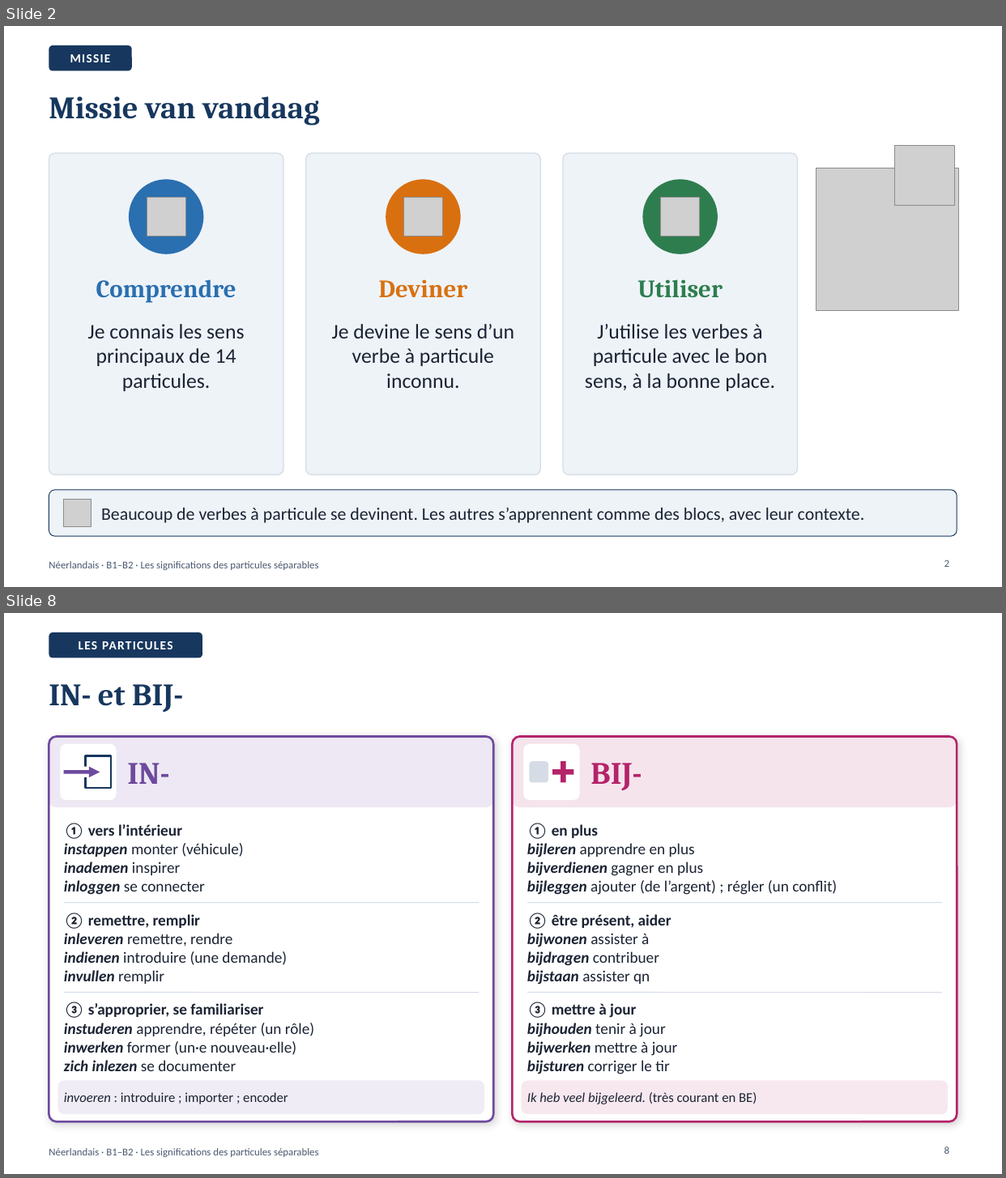
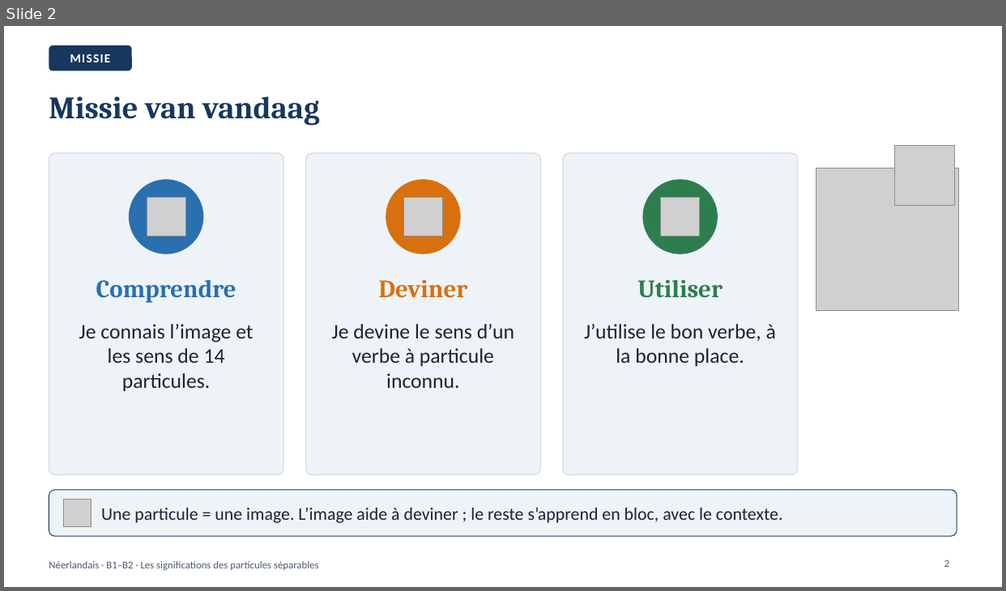
Before and after one commit to ajouniaux/talenleren, a slide deck: neerlandais1/powerpoints/Partikels_Les_particules_separables.pptx. Shown one above the other, each under a label of ours: slides 2 and 8 before the commit, slide 2 after it; the slides between them are not shown. The pictures are 1006x1178 and 1006x591 pixels, drawn with LibreOffice and Linux fonts; fonts in the diff are those of the drawing; grey boxes stand for pictures. Boxes give left, top, right and bottom in pixels: in the first picture for what was removed or moved away, otherwise in the second. Text is boxed around its words. In the diff, an @@ line names an element or a change of style, - is before the commit and + after.

```diff
--- a/neerlandais1/powerpoints/Partikels_Les_particules_separables.pptx
+++ b/neerlandais1/powerpoints/Partikels_Les_particules_separables.pptx
@@ slide 8 removed at (x1=4, y1=613, x2=1002, y2=1174), background #FFFFFF; not listed: 1 template element that a slide beside it also shows @@
@@ rounded rectangle removed at (x1=49, y1=632, x2=202, y2=658) @@
-LES PARTICULES
@@ title removed at (x1=49, y1=684, x2=183, y2=713) @@
-IN- et BIJ-
@@ rounded rectangle removed at (x1=49, y1=736, x2=493, y2=1122) @@
@@ rounded rectangle removed at (x1=49, y1=736, x2=493, y2=807) @@
@@ rounded rectangle removed at (x1=60, y1=744, x2=117, y2=800) @@
@@ rectangle removed at (x1=86, y1=756, x2=111, y2=788) @@
@@ rounded rectangle removed at (x1=513, y1=736, x2=957, y2=1122) @@
@@ rounded rectangle removed at (x1=513, y1=736, x2=957, y2=807) @@
@@ rounded rectangle removed at (x1=523, y1=744, x2=580, y2=800) @@
@@ arrow removed from (64, 772) to (100, 773) @@
@@ rectangle removed at (x1=83, y1=766, x2=88, y2=777) @@
@@ text removed at (x1=127, y1=763, x2=169, y2=784) @@
-IN-
@@ rounded rectangle removed at (x1=530, y1=761, x2=549, y2=782) @@
@@ line removed from (552, 772) to (573, 773) @@
@@ line removed from (563, 761) to (563, 783) @@
@@ text removed at (x1=590, y1=763, x2=641, y2=791) @@
-BIJ-
@@ text removed at (x1=64, y1=823, x2=243, y2=895) @@
-① vers l’intérieur
-instappen monter (véhicule)
-inademen inspirer
-inloggen se connecter
@@ text removed at (x1=527, y1=823, x2=837, y2=895) @@
-① en plus
-bijleren apprendre en plus
-bijverdienen gagner en plus
-bijleggen ajouter (de l’argent) ; régler (un conflit)
@@ line removed from (64, 903) to (479, 903) @@
@@ line removed from (527, 903) to (942, 903) @@
@@ text removed at (x1=64, y1=913, x2=287, y2=984) @@
-② remettre, remplir
-inleveren remettre, rendre
-indienen introduire (une demande)
-invullen remplir
@@ text removed at (x1=527, y1=913, x2=671, y2=985) @@
-② être présent, aider
-bijwonen assister à
-bijdragen contribuer
-bijstaan assister qn
@@ line removed from (64, 993) to (479, 993) @@
@@ line removed from (527, 993) to (942, 993) @@
@@ text removed at (x1=64, y1=1003, x2=314, y2=1071) @@
-③ s’approprier, se familiariser
-instuderen apprendre, répéter (un rôle)
-inwerken former (un·e nouveau·elle)
-zich inlezen se documenter
@@ text removed at (x1=527, y1=1003, x2=678, y2=1075) @@
-③ mettre à jour
-bijhouden tenir à jour
-bijwerken mettre à jour
-bijsturen corriger le tir
@@ rounded rectangle removed at (x1=58, y1=1081, x2=484, y2=1114) @@
@@ text removed at (x1=64, y1=1093, x2=288, y2=1105) @@
-invoeren : introduire ; importer ; encoder
@@ rounded rectangle removed at (x1=522, y1=1081, x2=948, y2=1114) @@
@@ text removed at (x1=527, y1=1093, x2=756, y2=1105) @@
-Ik heb veel bijgeleerd. (très courant en BE)
@@ page number removed at (x1=944, y1=1147, x2=949, y2=1154) @@
-8
@@ slide 2 changed as well @@
@@ text at (x1=79, y1=324, x2=253, y2=391): text changed @@
-Je connais les sens principaux de 14 particules.
+Je connais l’image et les sens de 14 particules.
@@ text at (x1=584, y1=324, x2=776, y2=366): text changed @@
-J’utilise les verbes à particule avec le bon sens, à la bonne place.
+J’utilise le bon verbe, à la bonne place.
@@ text at (x1=101, y1=508, x2=783, y2=523): text changed @@
-Beaucoup de verbes à particule se devinent. Les autres s’apprennent comme des blocs, avec leur contexte.
+Une particule = une image. L’image aide à deviner ; le reste s’apprend en bloc, avec le contexte.
```
Also in this commit, not shown: 10 other slides changed, 29 slides added, 19 other slides removed, 36 other files.
